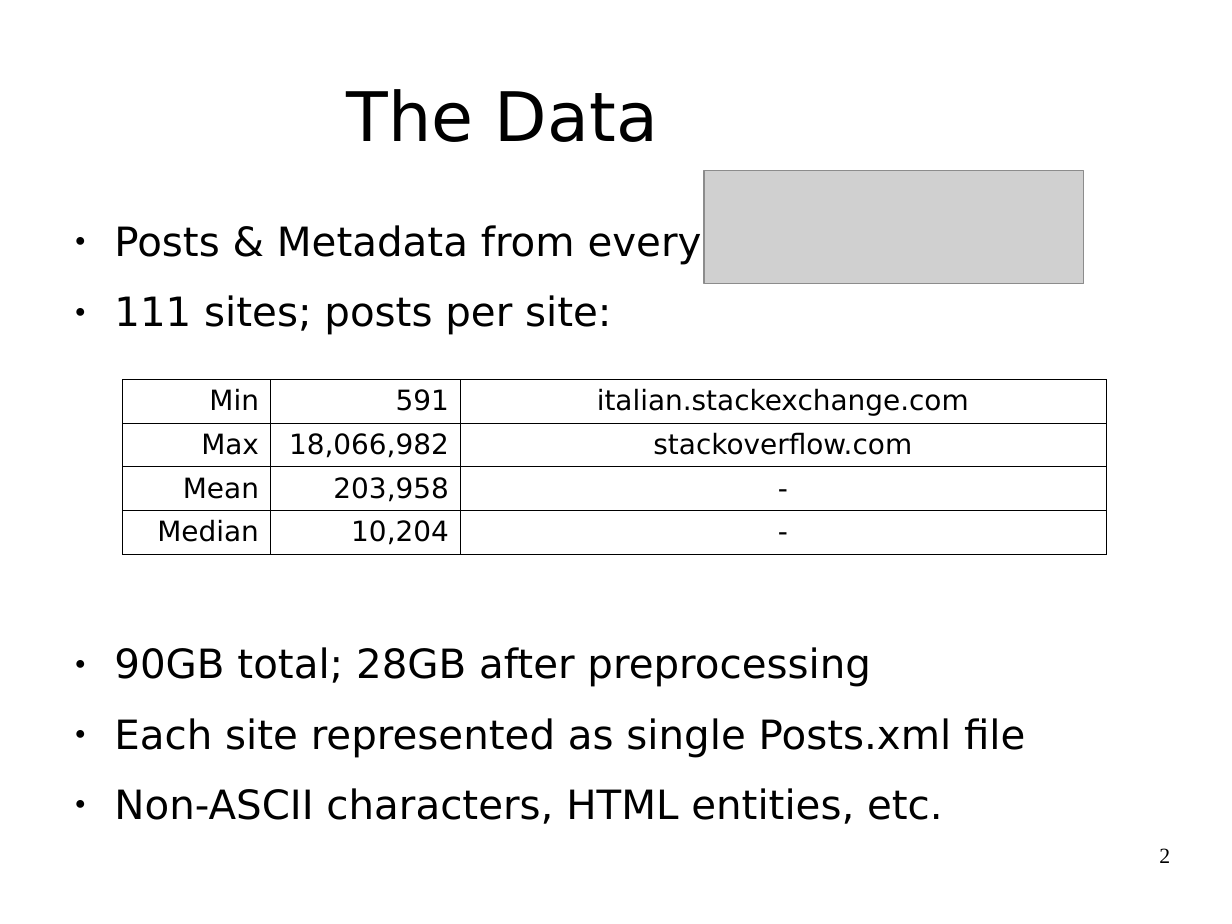
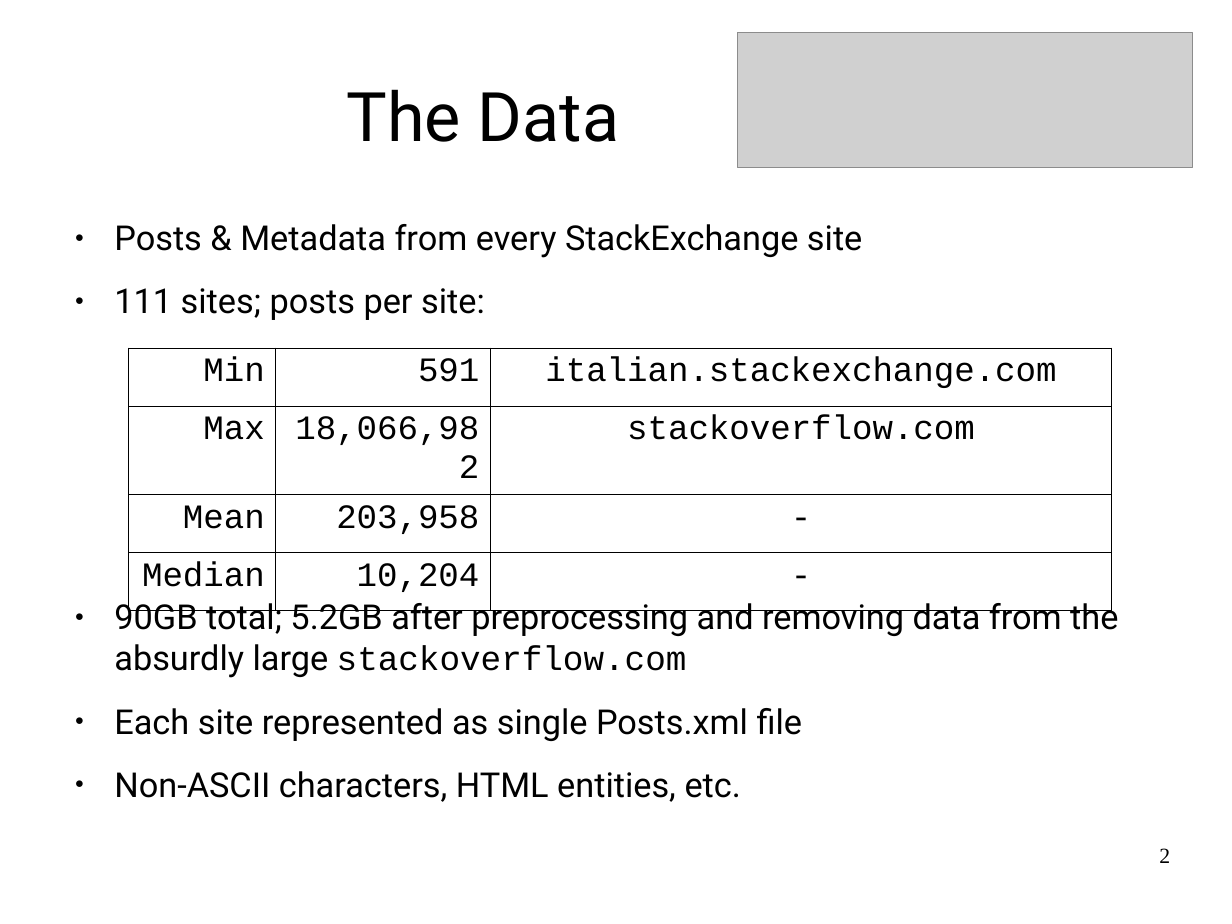
Before and after one commit to jrouly/stackmining, a slide deck: slide 2 of presentation/rouly_wells_presentation.odp. Drawn at 1232x924 pixels with LibreOffice and Linux fonts; fonts in the diff are those of the drawing; grey boxes stand for pictures; background and template pictures are left out. Boxes give left, top, right and bottom in pixels: in the first picture for what was removed or moved away, otherwise in the second. Text is boxed around its words. In the diff, an @@ line names an element or a change of style, - is before the commit and + after.

Commit message:
Updated presentation slides

```diff
--- a/presentation/rouly_wells_presentation.odp
+++ b/presentation/rouly_wells_presentation.odp
@@ title "The Data" at <box>346,89,619,142</box>: font DejaVu Sans to Roboto @@
@@ picture: place and size @@
-picture at <box>704,171,1084,284</box>
+picture at <box>738,32,1193,168</box>
@@ text at <box>114,224,862,258</box>: text changed; size 26 to 22.1 pt; font DejaVu Sans to Roboto @@
-● Posts & Metadata from every
+● Posts & Metadata from every StackExchange site
@@ text at <box>114,288,803,802</box>: size 26 to 22.1 pt, font DejaVu Sans to Roboto in "111 sites; posts per site:", "Each site represented as single Posts.xml file", "Non-ASCII characters, HTML entities, etc." @@
@@ table at <box>129,348,1112,596</box> @@
@@ size 18 to 22 pt, font DejaVu Sans to Courier New @@
@@ table: place and size @@
-table at <box>123,380,1107,556</box>
+table at <box>129,348,1112,596</box>
@@ text at <box>114,598,1118,678</box>: text changed; size 26 to 22.1 pt; font DejaVu Sans to Roboto @@
-● 90GB total; 28GB after preprocessing
+● 90GB total; 5.2GB after preprocessing and removing data from the absurdly large stackoverflow.com
```
Also in this commit, not shown: 6 other slides changed, 1 slide added, 1 slide removed, 1 other file.
